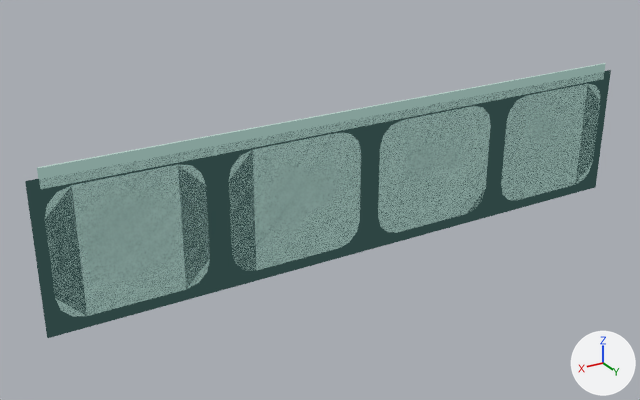
Two versions of the glTF model Assets/TD2/Screen3D/Kit07/celadon3d/Terrain_TopRun4LR.gltf, one commit apart.
Camera for both pictures: a camera (50 mm lens) standing at (3.1, 4.81, 2.76) and looking at (0.36, 0.25, 0.48). The axes (+X, +Y, +Z) are drawn at lower right. The lights are the same throughout. The older version comes first. Vertices at exactly the same position are counted once.

Names of what the first picture shows: 'Terrain_TopRun4LR_baked'.
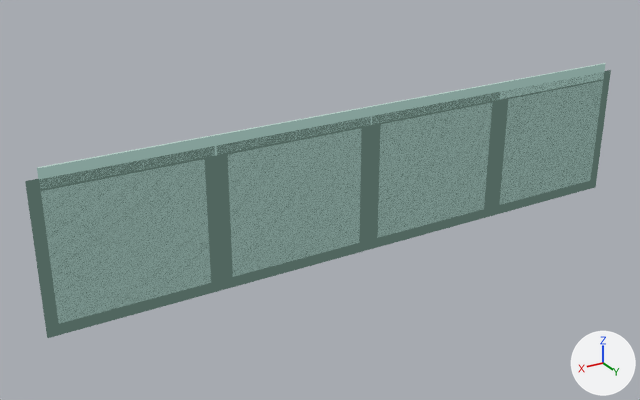
Location of each change, [x1, y1, x2, y2] in pixels of the pictures (640 x 400 px):
part 1 of me_terrain_toprun4lr_007, rebuilt (6% taller): before [378, 106, 491, 233]; after [377, 103, 492, 238]
part 2 of me_terrain_toprun4lr_007, rebuilt (8% taller): before [229, 133, 361, 271]; after [228, 128, 362, 277]
part 3 of me_terrain_toprun4lr_007, reshaped: before [45, 84, 601, 317]; after [41, 81, 603, 324]
part 4 of me_terrain_toprun4lr_007, recoloured: [25, 70, 611, 338] in both

The change, as a diff of the scene's bpy script:
```diff
--- a/Assets/TD2/Screen3D/Kit07/celadon3d/Terrain_TopRun4LR.gltf.py
+++ b/Assets/TD2/Screen3D/Kit07/celadon3d/Terrain_TopRun4LR.gltf.py
@@ mat_k07_celadon_panel_wall_dark @@
+mat_k07_celadon_panel_wall_dark = bpy.data.materials.new('K07_celadon_panel_wall_dark')
+# nodes: BsdfTransparent, Emission, LightPath, MixShader, OutputMaterial
+# colours: greyish cyan #7a938d
@@ mat_k07_celadon_seam_soft @@
+mat_k07_celadon_seam_soft = bpy.data.materials.new('K07_celadon_seam_soft')
+# nodes: BsdfTransparent, Emission, LightPath, MixShader, OutputMaterial
+# colours: greyish green #51665f
@@ mat_k07_celadon_panel_wall_light @@
+mat_k07_celadon_panel_wall_light = bpy.data.materials.new('K07_celadon_panel_wall_light')
+# nodes: BsdfTransparent, Emission, LightPath, MixShader, OutputMaterial
+# colours: light grey #d1e0db
@@ mat_k07_celadon_panel_wall @@
+mat_k07_celadon_panel_wall = bpy.data.materials.new('K07_celadon_panel_wall')
+# nodes: BsdfTransparent, Emission, LightPath, MixShader, OutputMaterial
+# colours: light grey #abc2bb
@@ me_terrain_toprun4lr_007 @@
 # used by ob_terrain_toprun4lr_baked; location = (0.0, 0.0, 0.0)
-me_terrain_toprun4lr_007.from_pydata(...)  # 444 vertices, 862 faces; spans x -2.05..2.28, y -0.04..0.7, z 0.03..1.22
+me_terrain_toprun4lr_007.from_pydata(...)  # 282 vertices, 542 faces; spans x -2.05..2.28, y -0.04..0.7, z 0.03..1.22
+# me_terrain_toprun4lr_007 part 1: the loose piece of 64 vertices spanning x -0.94..0.22, y 0.0..0.7, z 0.06..1.1 is rebuilt with 24 vertices and now spans x -0.94..0.22, y 0.0..0.7, z 0.06..1.1
+# me_terrain_toprun4lr_007 part 2: the loose piece of 64 vertices spanning x 0.06..1.22, y 0.0..0.7, z 0.06..1.1 is rebuilt with 24 vertices and now spans x 0.06..1.22, y 0.0..0.7, z 0.06..1.1
+# me_terrain_toprun4lr_007 part 3
+# 128 vertices are removed from x -1.94..2.22, y 0.0..0.7, z 0.06..1.1
+# 299 faces are deleted
+# 12 vertices move within x -0.96..2.03, y 0.08, z 0.91
+# 30 vertices are added at x -1.94..2.22, y 0.0..0.7, z 0.06..1.1
+# 16 new vertices lie (0.0, 0.0, 0.74) away from vertices in x -1.94..2.22, y 0.0..0.7, z 0.07..0.35
+# 51 new faces join them, mat_k07_celadon_seam_soft
+# 50 new faces join them, mat_k07_celadon_panel_wall_dark
+# 14 new faces join them, mat_k07_celadon_panel_wall_light
+# 24 new faces join them, mat_k07_celadon_panel_wall
+# me_terrain_toprun4lr_007 part 4: 120 faces spanning x -1.97..2.28, y 0.08..0.7, z 0.03..1.16 switch from mat_k07_celadon_graphite_dark to mat_k07_celadon_seam_soft
 me_terrain_toprun4lr_007.materials.append(mat_k07_celadon_panel_dark)
@@ me_terrain_toprun4lr_007 @@
 me_terrain_toprun4lr_007.materials.append(mat_k07_celadon_graphite)
+me_terrain_toprun4lr_007.materials.append(mat_k07_celadon_panel_wall_dark)
+me_terrain_toprun4lr_007.materials.append(mat_k07_celadon_panel_wall_light)
+me_terrain_toprun4lr_007.materials.append(mat_k07_celadon_panel_wall)
```
